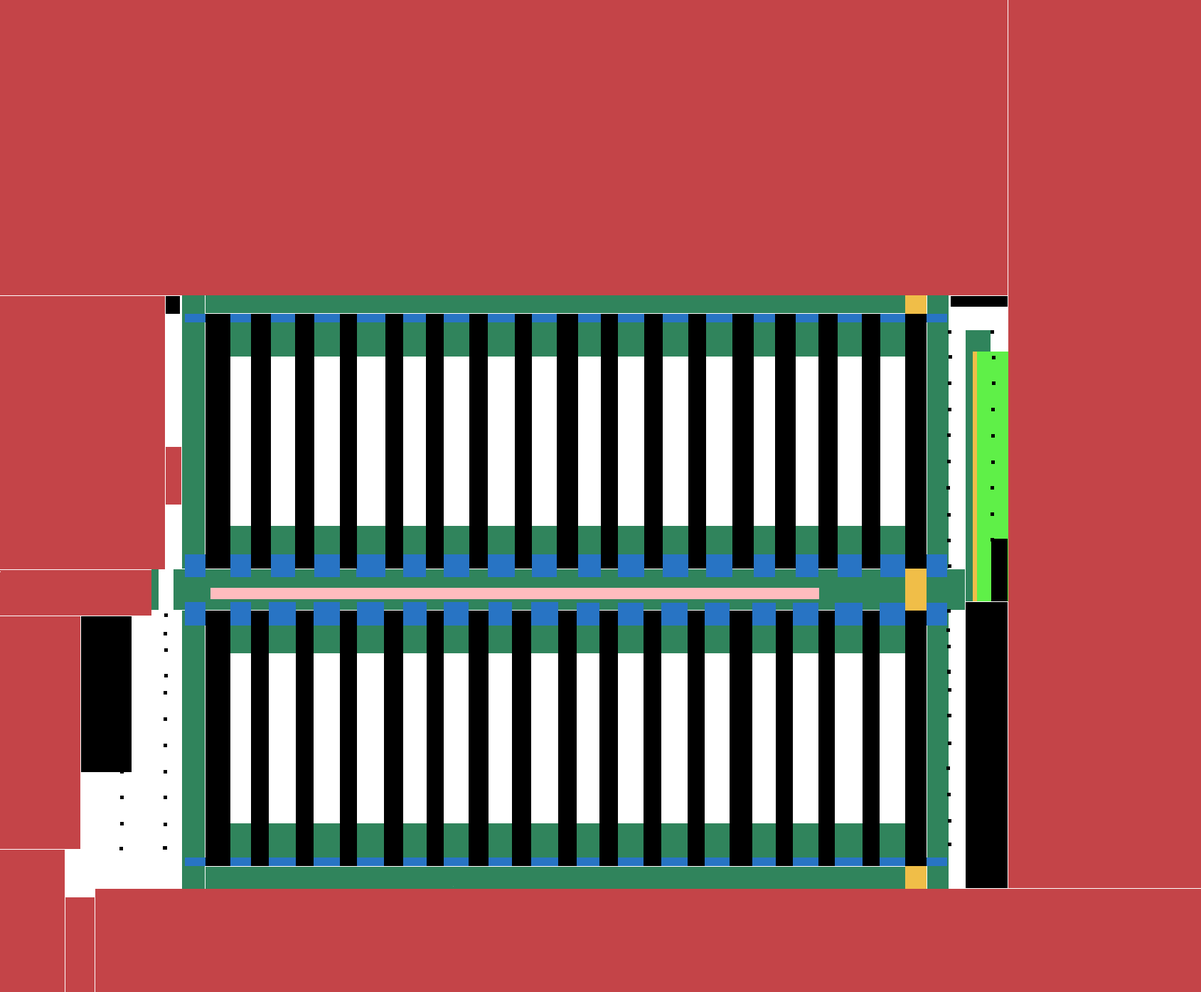
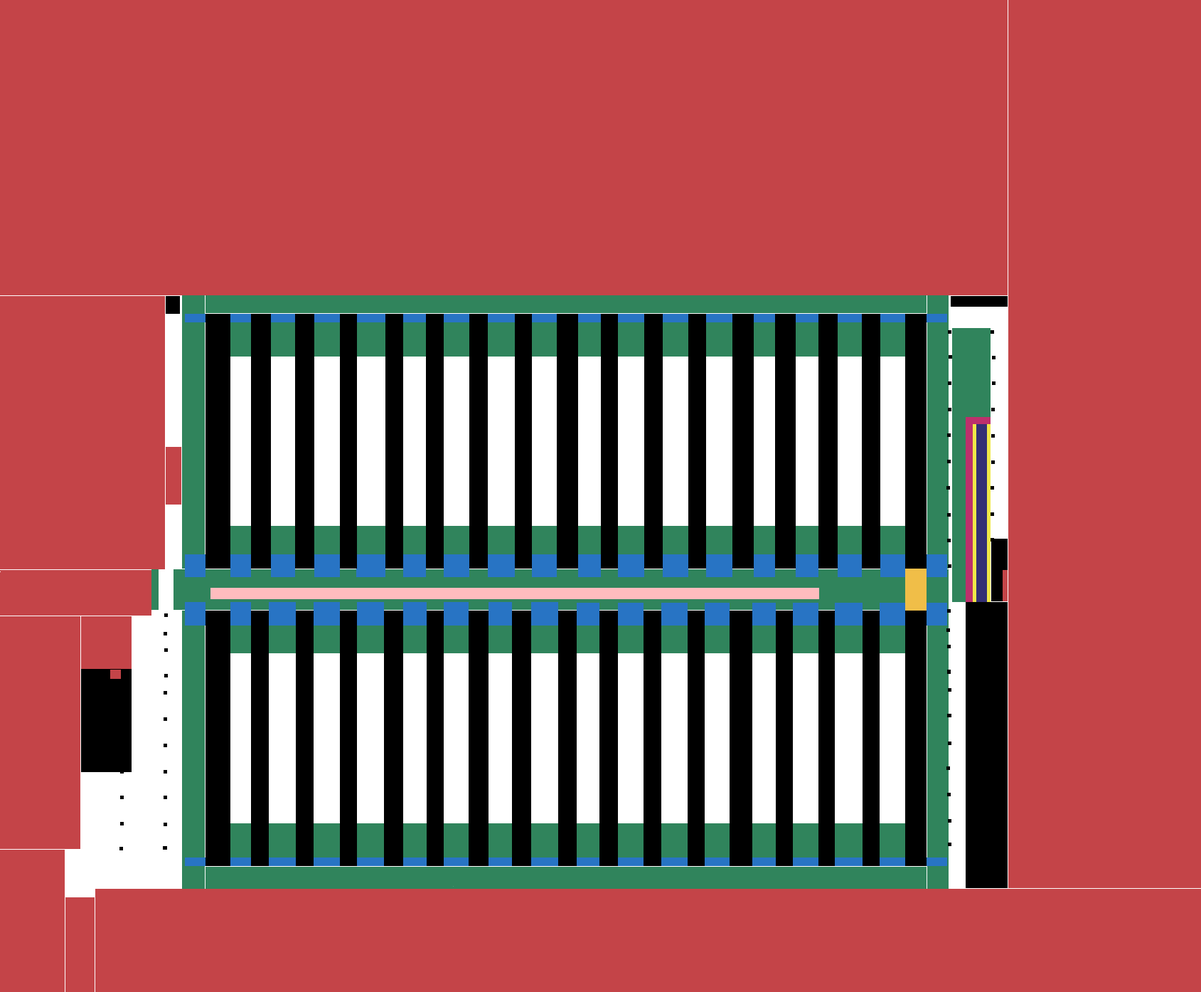
Layer changes from the first 1201x992 image to the second:
added group "Obstacles" with 4 layers above "Pack-Out 1" over [left=81, top=295, right=1008, bottom=888]
moved "Supervisor's desk" into group "Obstacles" over [left=965, top=538, right=1008, bottom=602]
moved "Stairs protection" into group "Obstacles" over [left=81, top=295, right=1008, bottom=679]
moved "Poles" into group "Obstacles" over [left=119, top=330, right=999, bottom=679]
added group "Pack-Out 1" with 6 layers above "Preferred direction" over [left=965, top=416, right=991, bottom=602]
added layer "PO1 | Queue" in group "Pack-Out 1" over [left=976, top=423, right=988, bottom=602]
added layer "PO1 | One-way: North / South" in group "Pack-Out 1" over [left=976, top=423, right=988, bottom=602]
added layer "PO1 | One-way: West / East" in group "Pack-Out 1" over [left=987, top=423, right=991, bottom=602]
added layer "PO1 | One-way: East / West" in group "Pack-Out 1" over [left=973, top=423, right=977, bottom=602]
added layer "PO1 | Reduced speed" in group "Pack-Out 1" over [left=976, top=423, right=988, bottom=602]
added layer "PO1 | Stay-on-path" in group "Pack-Out 1" over [left=965, top=416, right=991, bottom=602]
added group "Preferred direction" with 3 layers above "Meeting area" over [left=905, top=295, right=927, bottom=889]
renamed "One way East - West" to "One way: East / West", moved it into group "Preferred direction", painted on it over [left=948, top=351, right=978, bottom=610]
renamed "One way West - East" to "One way: West / East", hid it, moved it into group "Preferred direction" over [left=905, top=295, right=927, bottom=889]
removed layer "One way North - South" over [left=977, top=351, right=1009, bottom=602]
painted on "Warning sounds" over [left=948, top=327, right=991, bottom=610]
showed "Occupancy" over [left=81, top=295, right=1009, bottom=889]
